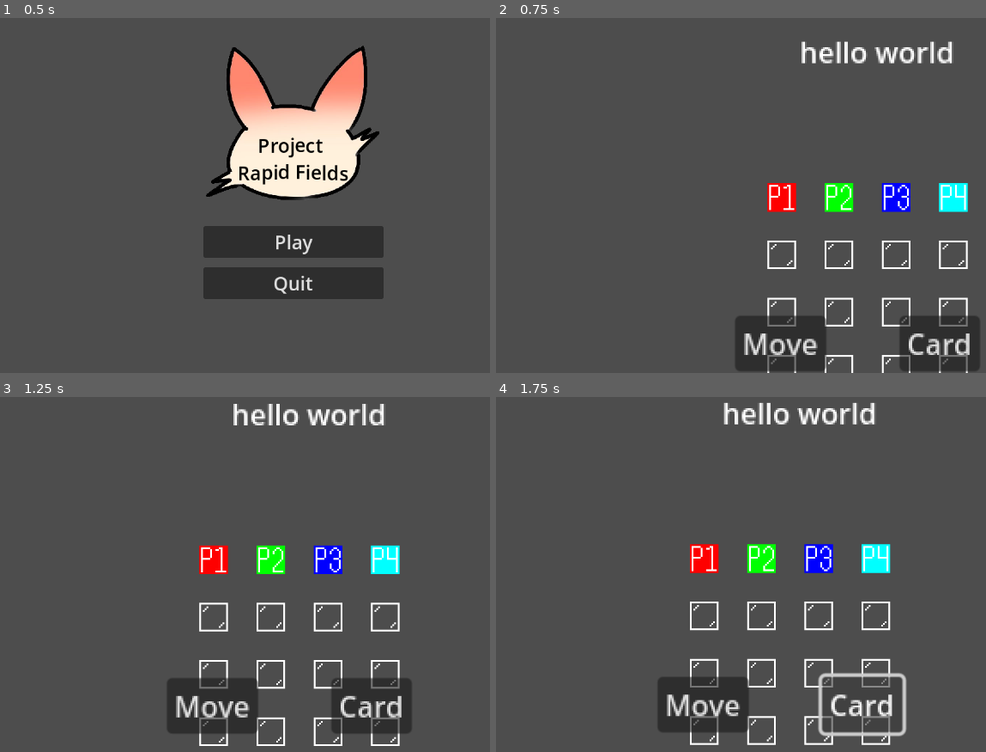
Above: before the commit, frames 1-4 (two rows, left to right).
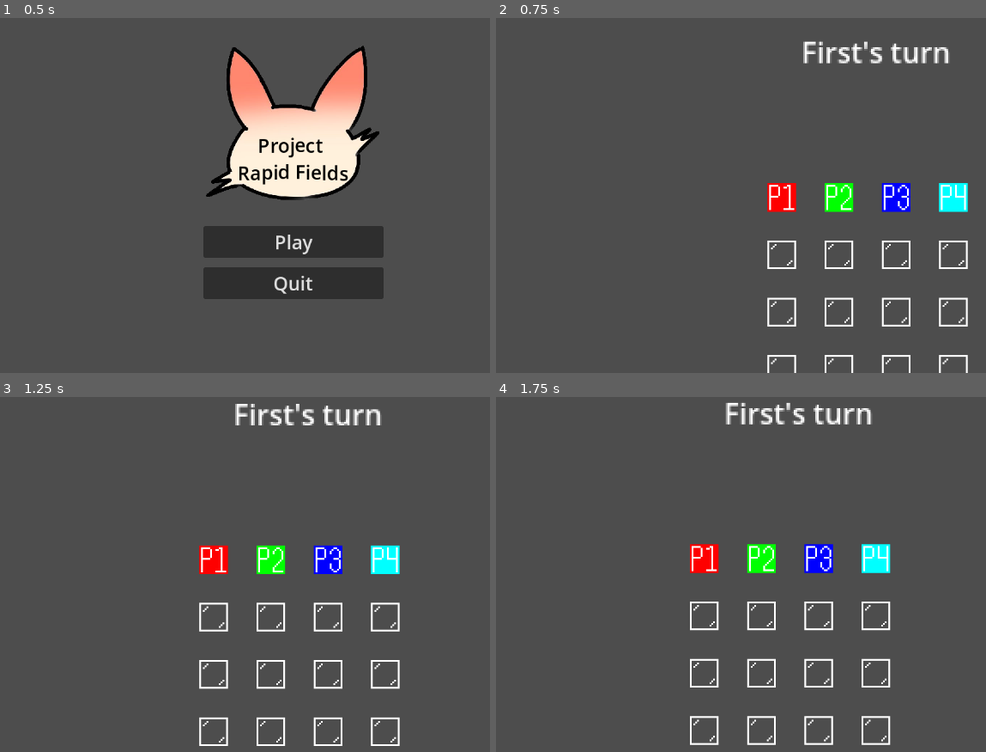
Above: after the commit, the same moments.

Repository: TheRoadstr/rapid-fields
Game: Godot game, scene res://scenes/main_menu.tscn
Two runs of this game, one before a commit and one after it. Both use one fixed random seed, a clock stepped at 60 frames per second and the inputs below.
Inputs (mouse positions are in pixels of both pictures, inside the frame that each line leads up to):
- Up to frame 1 (0.5 s): no input
- Up to frame 2 (0.75 s): click "Play" at 0.5 s
- Up to frame 3 (1.25 s): no input
- Up to frame 4 (1.75 s): click (868, 705) at 1.25 s, where only the run before the commit has a clickable "Card"

Frame 1 is identical in both runs. In frame 2, 6.3% of the frame differs, in the area x 48-99%, y 6-100%; in frame 3, 6.2%; in frame 4, 5.2%.

Commit message:
reverted changes

Diff:
--- a/scenes/main.tscn
+++ b/scenes/main.tscn
@@ -36,41 +36,6 @@
 [node name="Main" type="Node2D"]
 script = ExtResource("1_gtk27")
 
-[node name="Camera2D" type="Camera2D" parent="."]
-zoom = Vector2(3, 3)
-position_smoothing_enabled = true
-
-[node name="Label" type="Label" parent="Camera2D"]
-offset_left = -38.0
-offset_top = -93.0
-offset_right = 49.0
-offset_bottom = -70.0
-text = "hello world"
-horizontal_alignment = 1
-vertical_alignment = 1
-
-[node name="Buttons" type="Control" parent="Camera2D"]
-z_index = 2
-layout_mode = 3
-anchors_preset = 0
-offset_top = 66.0
-offset_right = 40.0
-offset_bottom = 106.0
-
-[node name="CardButton" type="Button" parent="Camera2D/Buttons"]
-layout_mode = 0
-offset_left = 18.0
-offset_right = 63.0
-offset_bottom = 31.0
-text = "Card"
-
-[node name="MoveButton" type="Button" parent="Camera2D/Buttons"]
-layout_mode = 0
-offset_left = -74.0
-offset_right = -23.0
-offset_bottom = 31.0
-text = "Move"
-
 [node name="GlassLayer" type="TileMapLayer" parent="."]
 z_index = 1
 tile_set = SubResource("TileSet_s36he")
@@ -79,6 +44,7 @@
 tile_set = SubResource("TileSet_30uft")
 
 [node name="CardManager" parent="." instance=ExtResource("2_jyhfs")]
+visible = false
 offset_top = 40.0
 offset_bottom = 40.0
 
@@ -133,9 +99,15 @@
 enable_drop_zone = false
 metadata/_custom_type_script = "uid://drxn3v800anj1"
 
-[connection signal="pressed" from="Camera2D/Buttons/CardButton" to="." method="_on_card_button_pressed"]
-[connection signal="pressed" from="Camera2D/Buttons/MoveButton" to="." method="_on_move_button_pressed"]
-[connection signal="cardpressed" from="CardManager/Hand1" to="." method="_on_hand1_cardpressed"]
-[connection signal="cardpressed" from="CardManager/Hand2" to="." method="_on_hand2_cardpressed"]
-[connection signal="cardpressed" from="CardManager/Hand3" to="." method="_on_hand3_cardpressed"]
-[connection signal="cardpressed" from="CardManager/Hand4" to="." method="_on_hand4_cardpressed"]
+[node name="Camera2D" type="Camera2D" parent="."]
+zoom = Vector2(3, 3)
+position_smoothing_enabled = true
+
+[node name="Label" type="Label" parent="Camera2D"]
+offset_left = -38.0
+offset_top = -93.0
+offset_right = 49.0
+offset_bottom = -70.0
+text = "hello world"
+horizontal_alignment = 1
+vertical_alignment = 1
--- a/scripts/main.gd
+++ b/scripts/main.gd
@@ -4,12 +4,10 @@
 @onready var player_layer: TileMapLayer = $PlayerLayer
 @onready var label: Label = $Camera2D/Label
 @onready var camera: Camera2D = $Camera2D
-@onready var buttons: Control = $Camera2D/Buttons
 
-@onready var card_manager: CardManager = $CardManager
-@onready var card_factory: CardFactory = $CardManager/CardFactory
-
-@onready var hands = [$CardManager/Hand1, $CardManager/Hand2, $CardManager/Hand3, $CardManager/Hand4]
+# @onready var card_manager: CardManager = $CardManager
+# @onready var card_factory: CardFactory = $CardManager/CardFactory
+# @onready var hands = [$CardManager/Hand1, $CardManager/Hand2, $CardManager/Hand3, $CardManager/Hand4]
 
 var rng = RandomNumberGenerator.new()
 
@@ -35,8 +33,6 @@
 var click = [0, 0]
 signal clicked
 var clicking = false
-
-var can_move = false
 
 func _input(event):
 	if event is InputEventMouseButton and event.pressed and event.button_index == MOUSE_BUTTON_LEFT:
@@ -94,12 +90,11 @@
 	print("Glass coordinates: ", glass)
 	print("Dangerous coordinates: ", dangers)
 
-	for i in hands.size():
-		for n in 3:
-			card_factory.create_card(card_rarity(), hands[i])
-		hands[i].position = Vector2(9999, 9999)
+	# for i in hands.size():
+		# for n in 3:
+			# card_factory.create_card(card_rarity(), hands[i])
+		# hands[i].position = Vector2(9999, 9999)
 
-	buttons.visible = true
 	camera.position = Vector2(104, 24)
 
 	gameloop()
@@ -108,26 +103,21 @@
 	print("Starting game loop")
 	while game_over == false:
 		for i in range(4):
-			while true:
-				await wait_for_choice()
-				if can_move == true:
-					break
-
 			if bunny_alive[i]:
 				camera.position = Vector2(104, bunny_coords[i][1] * 16 + 8)
 				match i:
 					0:
 						label.text = "First's turn"
-						hands[0].position = Vector2(0, 0)
+						# hands[0].position = Vector2(0, 0)
 					1:
 						label.text = "Second's turn"
-						hands[1].position = Vector2(0, 0)
+						# hands[1].position = Vector2(0, 0)
 					2:
 						label.text = "Third's turn"
-						hands[2].position = Vector2(0, 0)
+						# hands[2].position = Vector2(0, 0)
 					3:
 						label.text = "Fourth's turn"
-						hands[3].position = Vector2(0, 0)
+						# hands[3].position = Vector2(0, 0)
 
 				while true:
 					await wait_for_click()
@@ -136,13 +126,29 @@
 						break
 					print("Invalid move, try again")
 
-				move_player(i)
+				player_layer.erase_cell(Vector2i(bunny_coords[i][0], bunny_coords[i][1]))
+				bunny_coords[i][0] = click[0]
+				bunny_coords[i][1] = click[1]
+				player_layer.set_cell(Vector2i(bunny_coords[i][0], bunny_coords[i][1]), 0, Vector2i(i, 0))
+				print("Moved player ", i + 1, " to coordinates [", bunny_coords[i][0], ", ", bunny_coords[i][1], "]")
 
-				can_move = false
-				# get_tree().process_frame
+				if bunny_coords[i] in dangers:
+					print(bunny_alive[i])
+					bunny_alive[i] = false
+					print(bunny_alive[i])
+					player_layer.erase_cell(Vector2i(bunny_coords[i][0], bunny_coords[i][1]))
+					glass_layer.erase_cell(Vector2i(bunny_coords[i][0], bunny_coords[i][1]))
+					bunny_coords[i] = [-255, -255]
+					print("Player ", i + 1, " has perished!")
 
-			if i < 4:
-				hands[i].position = Vector2(9999, 9999)
+				for t in range(4):
+					if t != i:
+						player_layer.set_cell(Vector2i(bunny_coords[t][0], bunny_coords[t][1]), 0, Vector2i(t, 0))
+
+			# if i < 4:
+				# hands[i].position = Vector2(9999, 9999)
+
+		print(bunny_alive[0], bunny_alive[1], bunny_alive[2], bunny_alive[3])
 
 		if !bunny_alive[0] and !bunny_alive[1] and !bunny_alive[2] and !bunny_alive[3]:
 			game_over = true
@@ -153,11 +159,6 @@
 
 func wait_for_click():
 	if clicking:
-		return
-	await clicked
-
-func wait_for_choice():
-	if can_move:
 		return
 	await clicked
 
@@ -173,74 +174,3 @@
 		if item <= cards[i]:
 			return i
 		item -= cards[i]
-
-func move_player(player):
-
-	player_layer.erase_cell(Vector2i(bunny_coords[player][0], bunny_coords[player][1]))
-	bunny_coords[player][0] = click[0]
-	bunny_coords[player][1] = click[1]
-	player_layer.set_cell(Vector2i(bunny_coords[player][0], bunny_coords[player][1]), 0, Vector2i(player, 0))
-	print("Moved player ", player + 1, " to coordinates [", bunny_coords[player][0], ", ", bunny_coords[player][1], "]")
-
-	if bunny_coords[player] in dangers:
-		print(bunny_alive[player])
-		bunny_alive[player] = false
-		print(bunny_alive[player])
-		player_layer.erase_cell(Vector2i(bunny_coords[player][0], bunny_coords[player][1]))
-		glass_layer.erase_cell(Vector2i(bunny_coords[player][0], bunny_coords[player][1]))
-		bunny_coords[player] = [-255, -255]
-		print("Player ", player + 1, " has perished!")
-
-	for i in range(4):
-		if i != player:
-			player_layer.set_cell(Vector2i(bunny_coords[i][0], bunny_coords[i][1]), 0, Vector2i(i, 0))
-
-func skipcard(hand):
-	while true:
-		await wait_for_click()
-		clicking = false
-		if click in glass and click[1] == bunny_coords[hand][1] + 4:
-			break
-		print("Invalid move, try again")
-
-	move_player(hand)
-
-func _on_hand1_cardpressed(card: Card) -> void:
-	print("Clicked on ", card.card_name, " card on hand 1.")
-	match card.card_name:
-		"skip": skipcard(0)
-		"control": pass
-		"swap": pass
-		"steal": pass
-
-func _on_hand2_cardpressed(card: Card) -> void:
-	print("Clicked on ", card.card_name, " card on hand 2.")
-	match card.card_name:
-		"skip": skipcard(1)
-		"control": pass
-		"swap": pass
-		"steal": pass
-
-func _on_hand3_cardpressed(card: Card) -> void:
-	print("Clicked on ", card.card_name, " card on hand 3.")
-	match card.card_name:
-		"skip": skipcard(2)
-		"control": pass
-		"swap": pass
-		"steal": pass
-
-func _on_hand4_cardpressed(card: Card) -> void:
-	print("Clicked on ", card.card_name, " card on hand 4.")
-	match card.card_name:
-		"skip": skipcard(3)
-		"control": pass
-		"swap": pass
-		"steal": pass
-
-func _on_card_button_pressed() -> void:
-	print("Card Action Chosen")
-
-func _on_move_button_pressed() -> void:
-	print("Move Action Chosen")
-	can_move = true
-	buttons.visible = false
Not shown, removed: LICENSE
Not shown, removed: LICENSE.md
Not shown, removed: README.md
